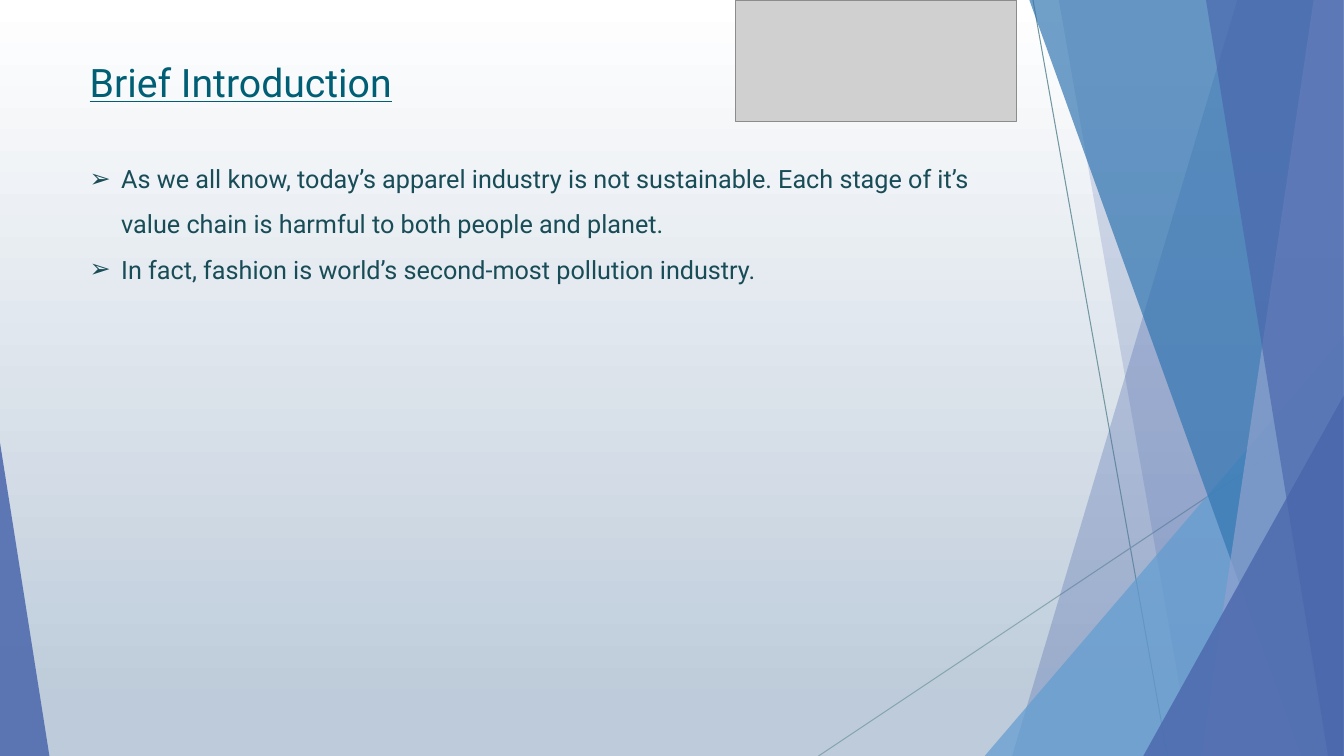
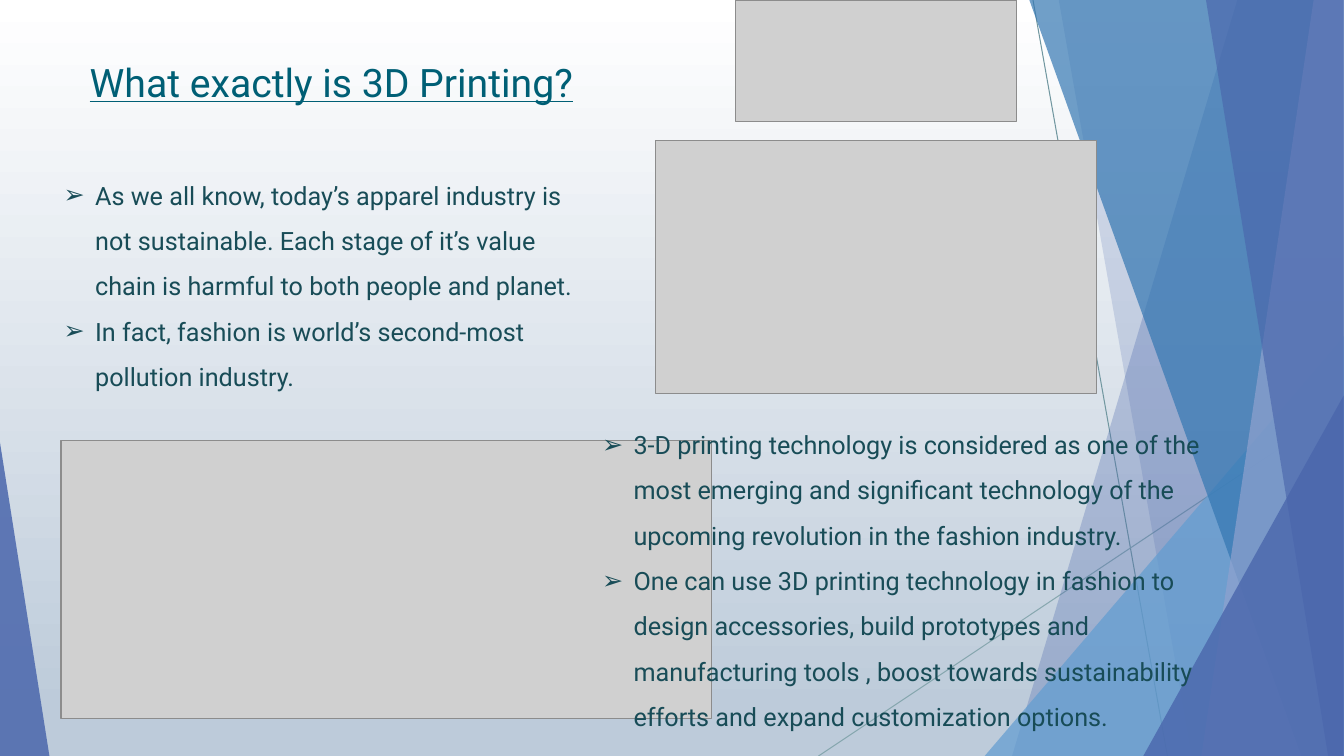
Before and after one commit to subhro1530/Hult-Prize, a slide deck: slide 2 of Demonstration.pptx. Drawn at 1344x756 pixels with LibreOffice and Linux fonts; fonts in the diff are those of the drawing; grey boxes stand for pictures. Boxes give left, top, right and bottom in pixels: in the first picture for what was removed or moved away, otherwise in the second. Text is boxed around its words. In the diff, an @@ line names an element or a change of style, - is before the commit and + after.

Commit message:
changes saved

```diff
--- a/Demonstration.pptx
+++ b/Demonstration.pptx
@@ text at [90, 67, 573, 106]: text changed @@
-Brief Introduction
+What exactly is 3D Printing?
@@ picture added at [655, 140, 1096, 393] @@
@@ text "As we all know, today’s ..." rewrapped from [121, 169, 968, 285] to [95, 186, 572, 392] @@
@@ picture added at [62, 441, 712, 719] @@
@@ text added at [634, 431, 1199, 732], 18 pt, text #184C57 @@
+➢ 3-D printing technology is considered as one of the most emerging and significant technology of the upcoming revolution in the fashion industry.
+➢ One can use 3D printing technology in fashion to design accessories, build prototypes and manufacturing tools , boost towards sustainability efforts and expand customization options.
```
Also in this commit, not shown: 1 other slide changed, 2 slides added, 2 slides removed.
